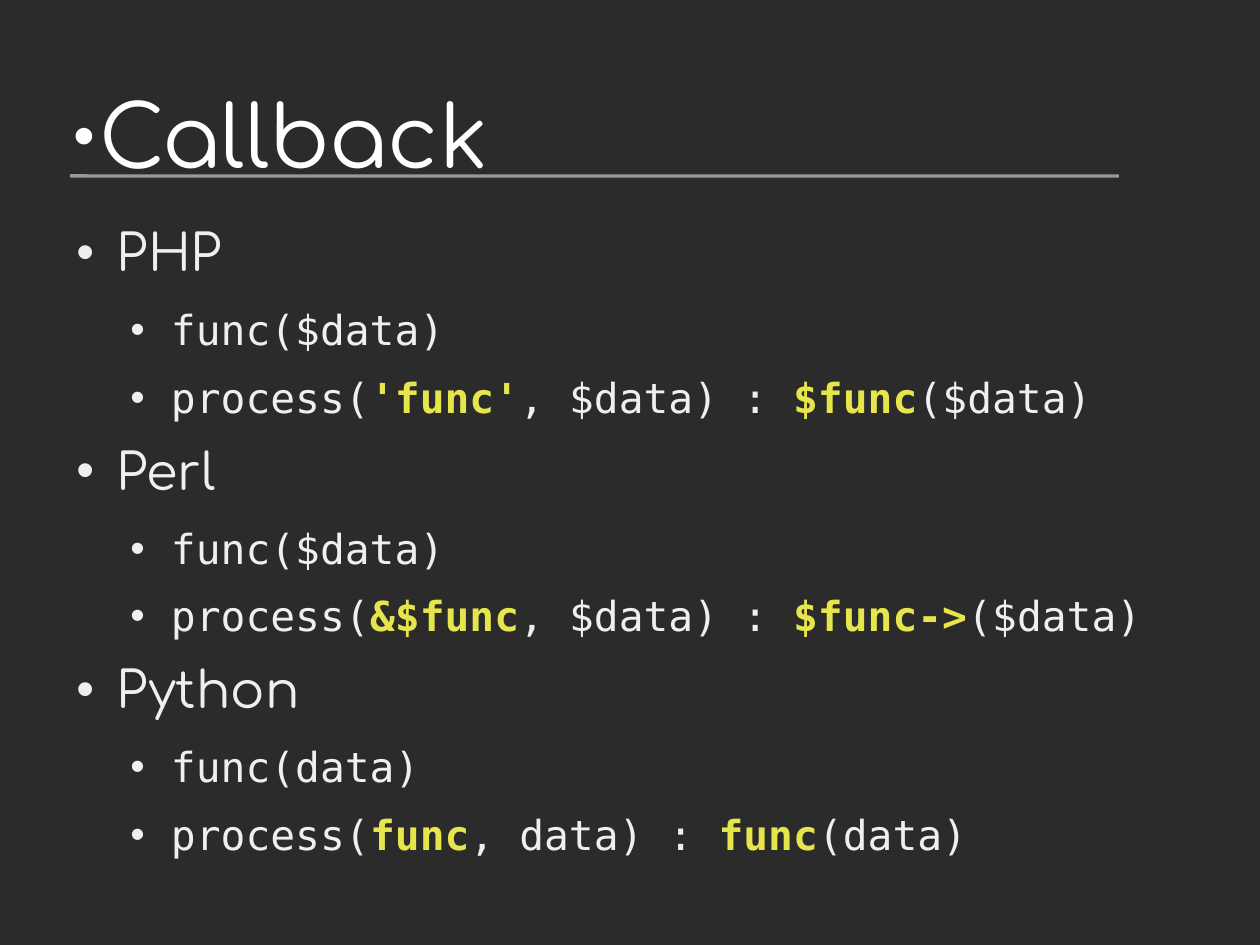
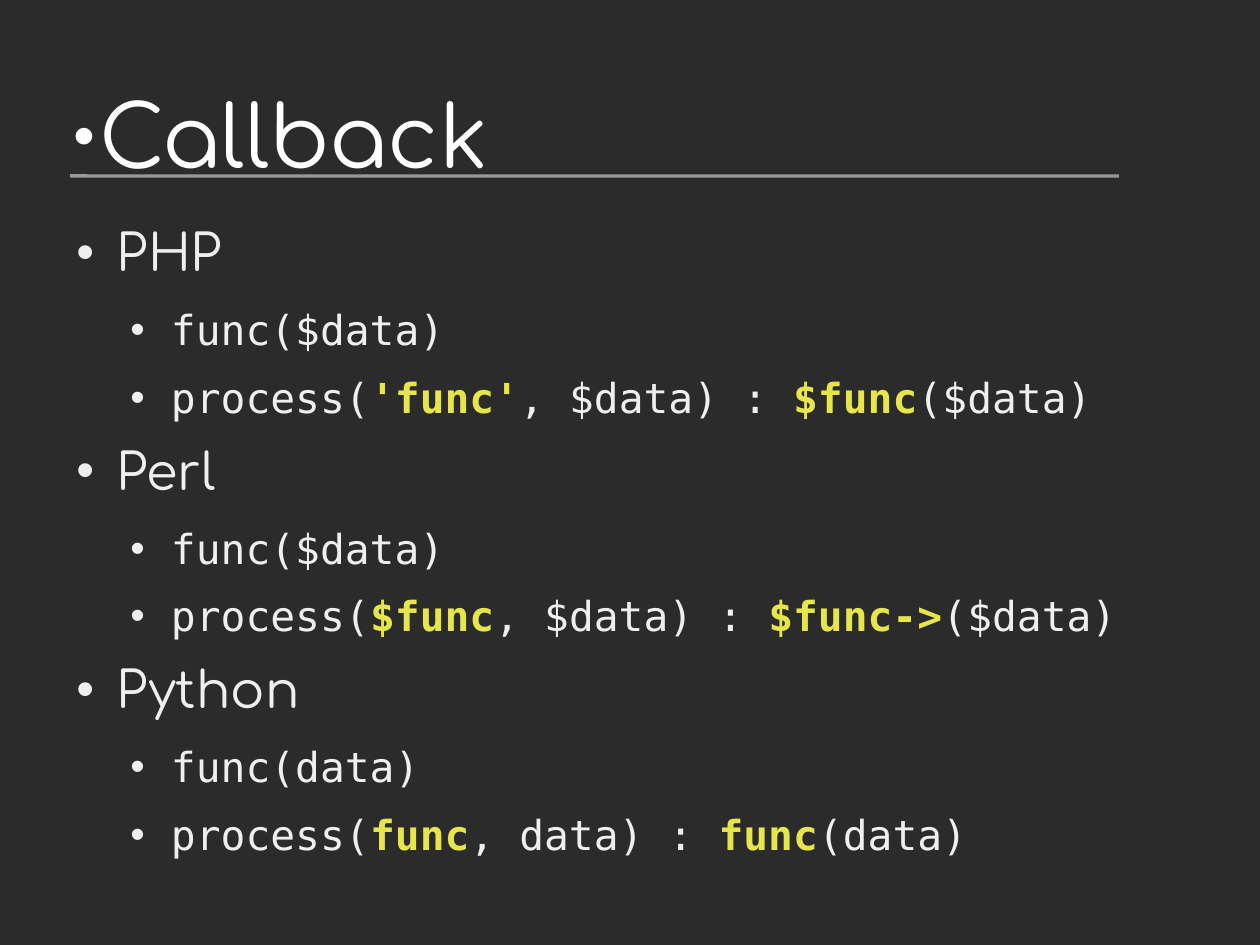
Before and after one commit to vstinner/talks, a slide deck: slide 16 of 2011-PyconFR-Rennes/langage/langage_homogene.odp (slide 15 before the commit). Drawn at 1260x945 pixels with LibreOffice and Linux fonts; fonts in the diff are those of the drawing; background and template pictures are left out; a plain dark background stands for a picture behind light text. Boxes give left, top, right and bottom in pixels: in the first picture for what was removed or moved away, otherwise in the second. Text is boxed around its words. In the diff, an @@ line names an element or a change of style, - is before the commit and + after.

```diff
--- a/2011-PyconFR-Rennes/langage/langage_homogene.odp
+++ b/2011-PyconFR-Rennes/langage/langage_homogene.odp
@@ text at (x1=171, y1=599, x2=1116, y2=640): text changed @@
-  • process(&$func, $data) : $func->($data)
+  • process($func, $data) : $func->($data)
```
Also in this commit, not shown: 6 other slides changed, 1 slide added, 3 other files.
